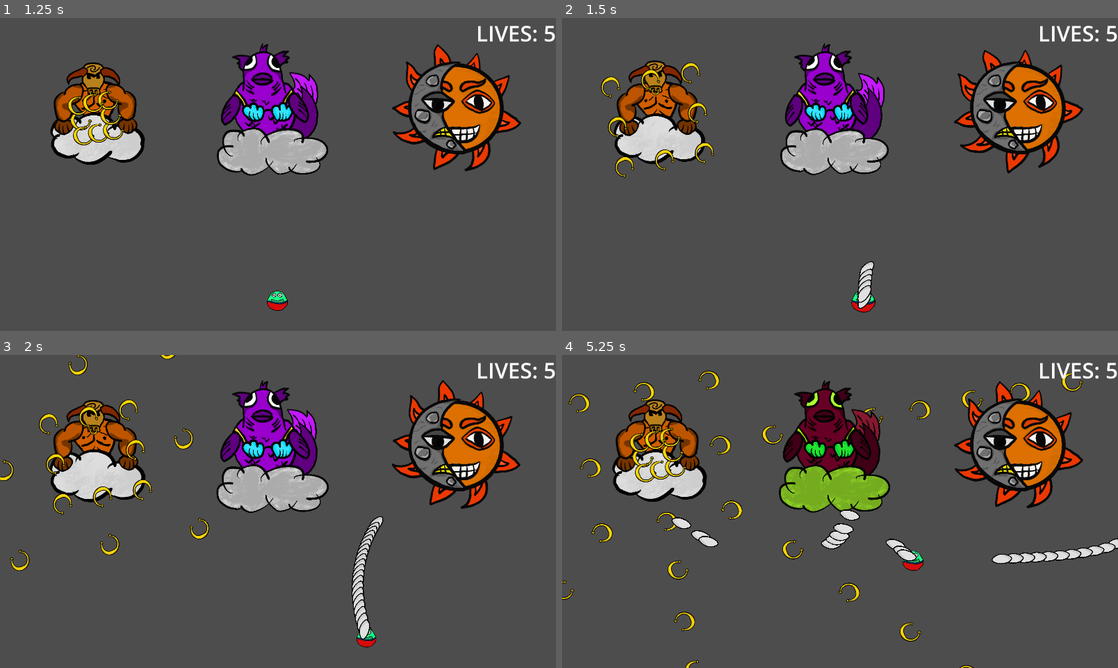
Above: before the commit, frames 1-4 (two rows, left to right).
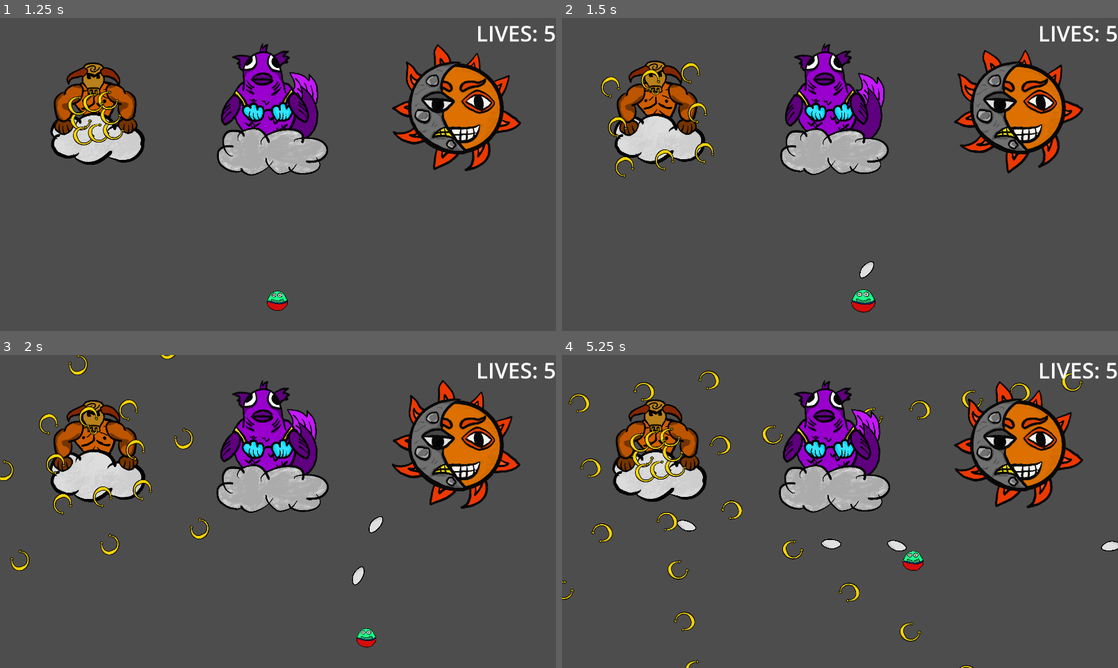
Above: after the commit, the same moments.

Repository: kaito002/bullet-hell-5
Game: Godot game, scene res://scenes/ui/main_menu.tscn
Same seed, same stepped clock (60 frames per second), same inputs: the game is played once before the commit and once after it.
Inputs (mouse positions are in pixels of both pictures, inside the frame that each line leads up to):
- Up to frame 1 (1.25 s): click "PLAY GAME" at 0.5 s
- Up to frame 2 (1.5 s): move the mouse to (962, 158) at 1.27 s; press the mouse at (962, 158) at 1.28 s; hold D (right) from 1.28 s (still down)
- Up to frame 3 (2 s): keep holding D (right)
- Up to frame 4 (5.25 s): move the mouse to (728, 527) at 2.02 s; release D (right) at 2.03 s; release the mouse at (728, 527) at 2.03 s; hold S (down) 2.03-2.78 s; click (728, 527) at 2.1 s; move the mouse to (895, 442) at 2.77 s; press the mouse at (895, 442) at 2.78 s; hold D (right) 2.78-3.53 s; move the mouse to (812, 574) at 3.52 s; release the mouse at (812, 574) at 3.53 s; hold W (up) 3.53-4.28 s; click (812, 574) at 3.6 s; move the mouse to (1006, 558) at 4.27 s; press the mouse at (1006, 558) at 4.28 s; hold A (left) from 4.28 s (still down); move the mouse to (673, 464) at 5.02 s; release the mouse at (673, 464) at 5.03 s; click (673, 464) at 5.1 s

Frame 1 is identical in both runs. In frame 2, 0.2% of the frame differs, in the area x 53-56%, y 80-93%; in frame 3, 0.7%; in frame 4, 5.8%, in the area x 19-100%, y 9-67%.

Commit message:
reduced player fire rate

Diff:
--- a/scenes/levels/main.tscn
+++ b/scenes/levels/main.tscn
@@ -28,7 +28,6 @@
 
 [node name="weapon" parent="player" instance=ExtResource("3_wy0nk")]
 bullet_scene = ExtResource("4_13t6y")
-fire_rate = 30.0
 
 [node name="dead_zone" type="Area2D" parent="."]
 collision_layer = 32768
